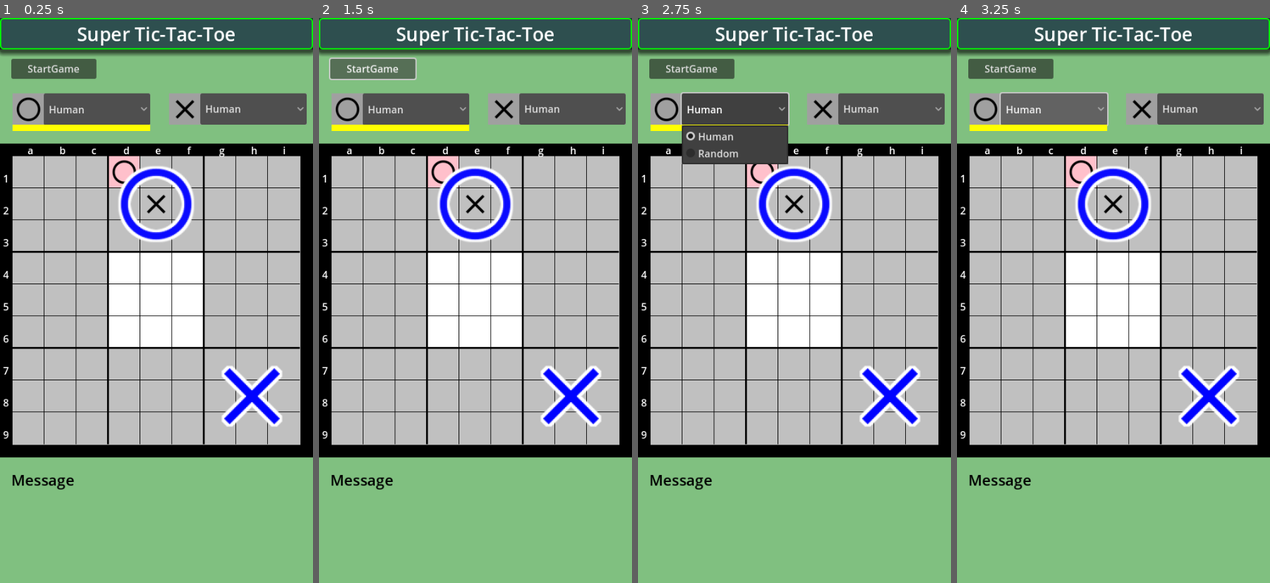
Above: before the commit, frames 1-4 (left to right).
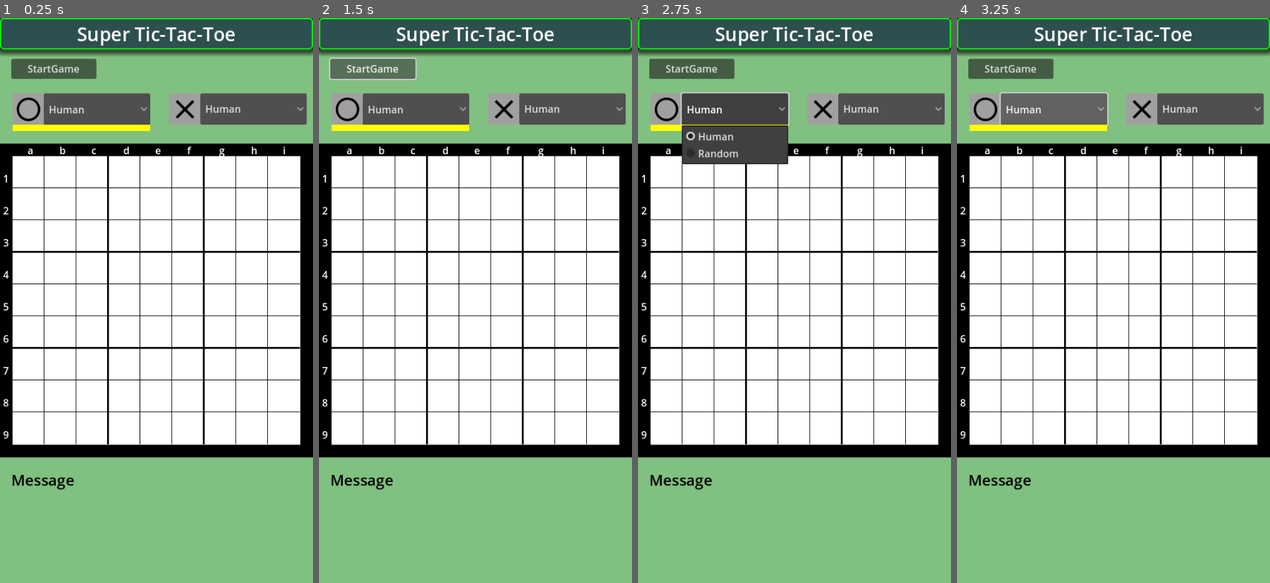
Above: after the commit, the same moments.

Repository: vivisuke/SuperTicTacToe4
Game: Godot game, scene res://main_scene.tscn
Two runs of this game, one before a commit and one after it. Both use one fixed random seed, a clock stepped at 60 frames per second and the inputs below.
Inputs:
- Up to frame 1 (0.25 s): no input
- Up to frame 2 (1.5 s): click "StartGame" at 0.5 s; click "StartGame" at 1.25 s
- Up to frame 3 (2.75 s): click "Human" at 2 s
- Up to frame 4 (3.25 s): click "Human" at 2.75 s

The runs differ from the first frame. In frame 1, 39% of the frame differs, in the area x 4-96%, y 24-76%; in frame 2, 39%; in frame 3, 39%; in frame 4, 39%.

Commit message:
0031 ◎ C 03/07 03/07 0.001│ToDo│update_board_tilemaps(bd : Board) # bd の状態から TileMap たちを設定

Diff:
--- a/SuperTicTacToe/scripts/MainScene.gd
+++ b/SuperTicTacToe/scripts/MainScene.gd
@@ -118,6 +118,7 @@
 		#print("eval = ", eval_board_index())
 	func is_game_over(): return m_is_game_over
 	func next_color(): return m_next_color
+	func next_board(): return m_next_board
 	func is_empty(x : int, y : int):			# ローカルボード内のセル状態取得
 		return m_lboard[x + y*N_HORZ] == EMPTY
 	func get_color(x : int, y : int):			# ローカルボード内のセル状態取得
@@ -258,14 +259,14 @@
 					if m_next_color == WHITE:
 						alpha = max(ev, alpha)
 						if alpha >= beta:
-							print("*** beta cut, alpha = ", alpha)
+							#print("*** beta cut, alpha = ", alpha)
 							return alpha
 					else:
 						beta = min(ev, beta)
 						if alpha >= beta:
-							print("*** alpha cut, beta = ", beta)
+							#print("*** alpha cut, beta = ", beta)
 							return beta
-		print("alpha = ", alpha, ", beta = ", beta)
+		#print("alpha = ", alpha, ", beta = ", beta)
 		if m_next_color == WHITE:
 			#print("alpha = ", alpha)
 			return alpha
@@ -327,16 +328,17 @@
 	#rng.randomize()		# Setups a time-based seed
 	rng.seed = 0		# 固定乱数系列
 	build_3x3_eval_table()			# 3x3盤面→評価値テーブル構築
-	var bd = Board.new()
-	bd.m_rng = rng
-	bd.set_eval_table(g_eval_table)
-	bd.print()
+	g_bd = Board.new()
+	g_bd.m_rng = rng
+	g_bd.set_eval_table(g_eval_table)
+	g_bd.print()
 	#bd.put(0, 0, WHITE)
 	#bd.print()
 	#bd.undo_put()
 	#bd.print()
 	#printraw("foo")
 	#printraw("bar\n")
+	"""
 	while !bd.is_game_over():
 	#for i in range(5):
 		#var mv = bd.select_random()
@@ -344,6 +346,31 @@
 		bd.put(mv[0], mv[1], bd.next_color())
 		bd.print()
 		#print("OK")
+	"""
+	update_board_tilemaps(g_bd)		# bd の状態から TileMap たちを設定
+	pass
+func col2tsid(col):
+	match col:
+		EMPTY:	return TS_EMPTY
+		WHITE:	return TS_MARU
+		BLACK:	return TS_BATSU
+func tsid2col(id):
+	match id:
+		TS_EMPTY:	return EMPTY
+		TS_MARU:	return WHITE
+		TS_BATSU:	return BLACK
+func update_board_tilemaps(bd : Board):		# bd の状態から TileMap たちを設定
+	for y in range(N_VERT):
+		for x in range(N_HORZ):
+			$Board/TileMapLocal.set_cell(0, Vector2i(x, y), col2tsid(bd.get_color(x, y)), Vector2i(0, 0))
+			$Board/TileMapCursor.set_cell(0, Vector2i(x, y), (0 if bd.last_put_pos() == [x, y] else -1), Vector2i(0, 0))
+	var ix = 0
+	for y in range(N_VERT/3):
+		for x in range(N_HORZ/3):
+			var c = -1 if bd.next_board() >= 0 && ix != bd.next_board() else NEXT_LOCAL_BOARD
+			$Board/TileMapBG.set_cell(0, Vector2i(x, y), c, Vector2i(0, 0))
+			$Board/TileMapGlobal.set_cell(0, Vector2i(x, y), col2tsid(bd.get_gcolor(x, y)), Vector2i(0, 0))
+			ix += 1
 	pass
 func eval3(c1, c2, c3):		# 石の値は 0 for 空欄、±1 for 白・黒 と仮定
 	var sum = c1 + c2 + c3;
Not shown, changed: SuperTicTacToe4.spr
